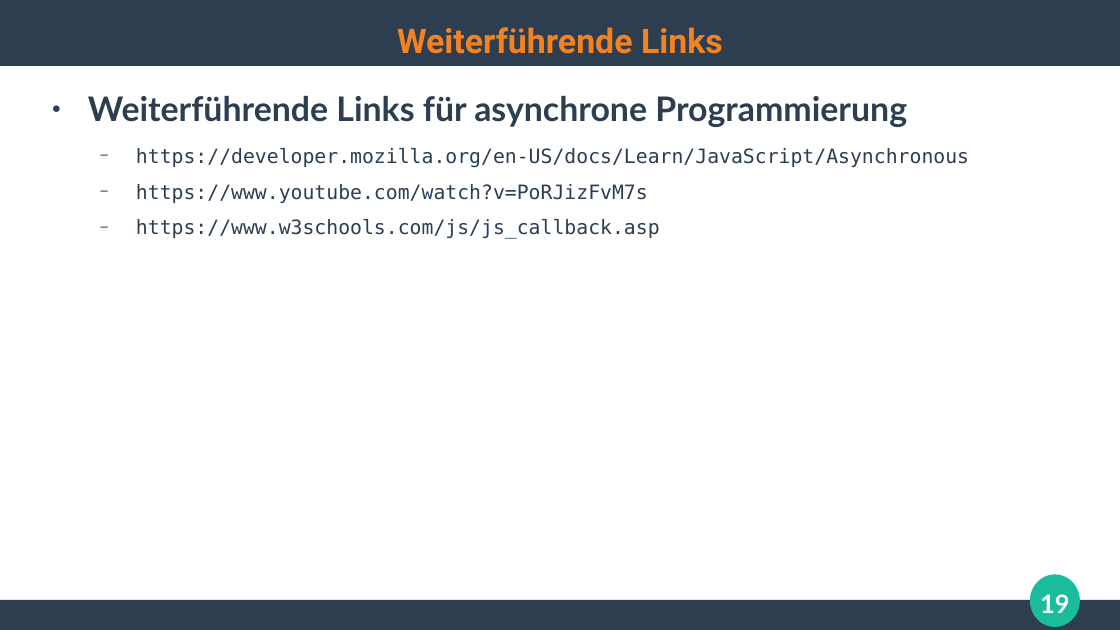
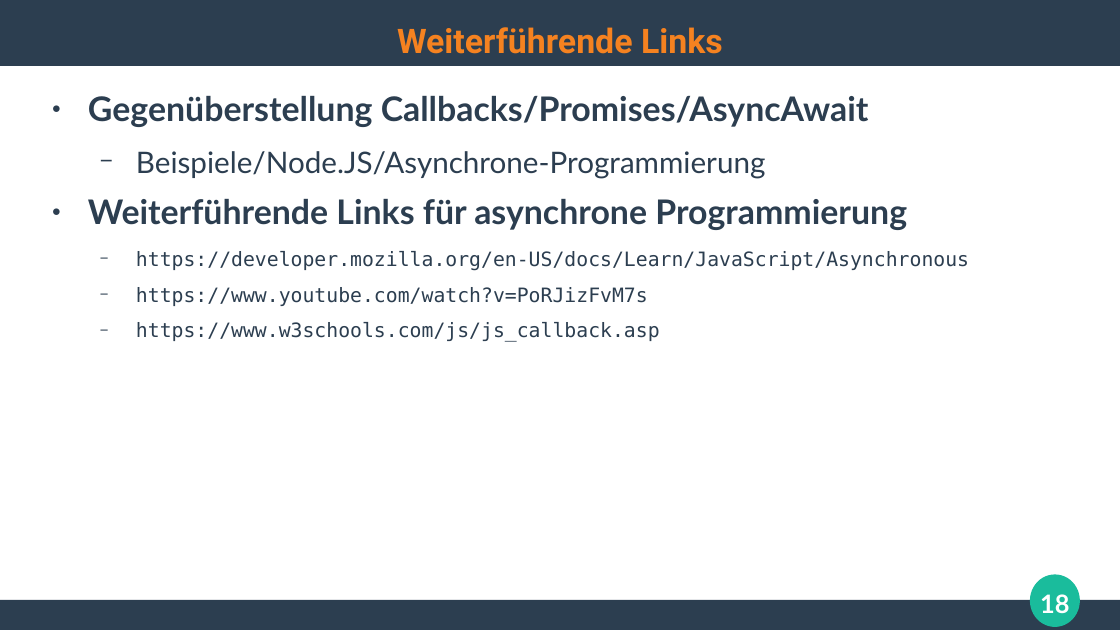
Before and after one commit to ghandmann/HS-AlbSig-WebAnwendungen2, a slide deck: slide 18 of Kapitel/05_Web2.0_AJAX_1x1.odp (slide 19 before the commit). Drawn at 1120x630 pixels with LibreOffice and Linux fonts; fonts in the diff are those of the drawing. Boxes give left, top, right and bottom in pixels: in the first picture for what was removed or moved away, otherwise in the second. Text is boxed around its words. In the diff, an @@ line names an element or a change of style, - is before the commit and + after.

```diff
--- a/Kapitel/05_Web2.0_AJAX_1x1.odp
+++ b/Kapitel/05_Web2.0_AJAX_1x1.odp
@@ text at [88, 96, 869, 179]: paragraphs added @@
+● Gegenüberstellung Callbacks/Promises/AsyncAwait
+  − Beispiele/Node.JS/Asynchrone-Programmierung
@@ page number at [1040, 594, 1069, 613]: text changed @@
-19
+18
```
Also in this commit, not shown: 1 slide added, 2 slides removed, 1 other file.
